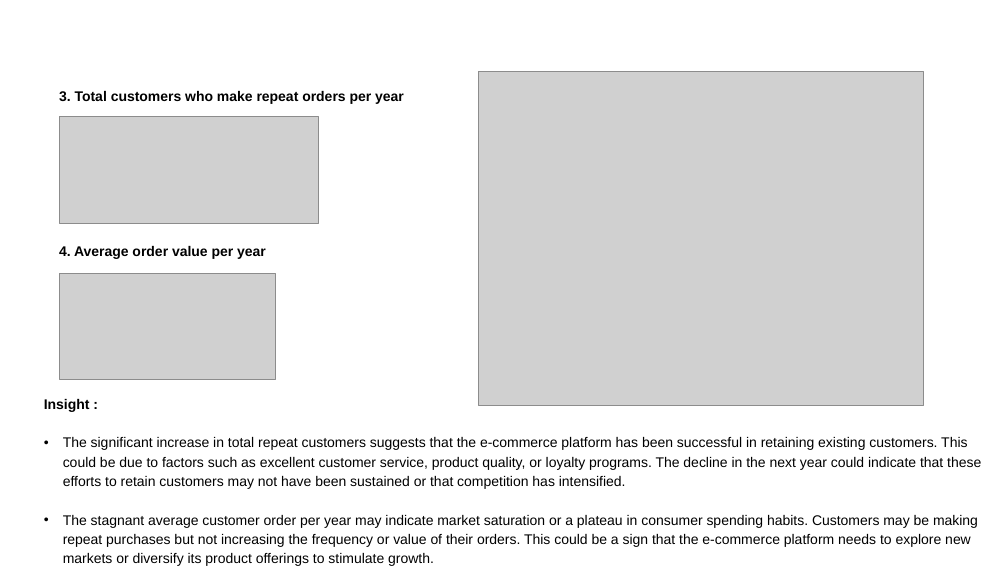
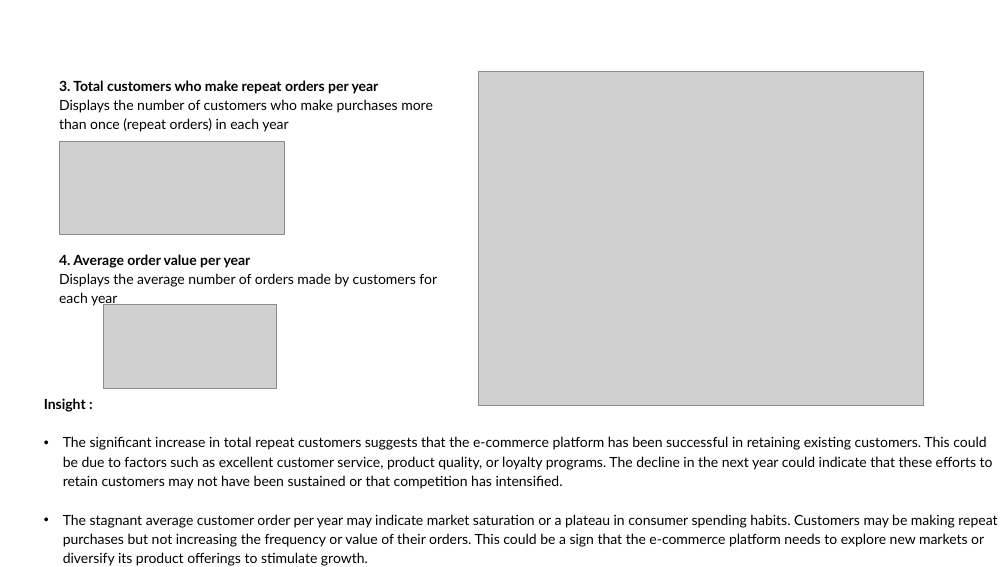
Before and after one commit to mcikalmerdeka/Analyzing-eCommerce-Business-Performance-with-SQL, a slide deck: slide 3 of Task 2/Muhammad Cikal Merdeka_Task_2_Analyzing eCommerce Business Performance with SQL.pptx. Drawn at 1008x567 pixels with LibreOffice and Linux fonts; fonts in the diff are those of the drawing; grey boxes stand for pictures; background and template pictures are left out. Boxes give left, top, right and bottom in pixels: in the first picture for what was removed or moved away, otherwise in the second. Text is boxed around its words. In the diff, an @@ line names an element or a change of style, - is before the commit and + after.

Commit message:
Improvement in presentation layout with additional information

```diff
--- a/Task 2/Muhammad Cikal Merdeka_Task_2_Analyzing eCommerce Business Performance with SQL.pptx
+++ b/Task 2/Muhammad Cikal Merdeka_Task_2_Analyzing eCommerce Business Performance with SQL.pptx
@@ text "3. Total customers who make ...": place and size @@
-text "3. Total customers who make ..." at [59, 91, 404, 259]
+text "3. Total customers who make ..." at [59, 80, 437, 307]
@@ text at [59, 80, 379, 268]: font Arial to Lato in "3. Total customers who make repeat orders ...", "4. Average order value per year" @@
@@ text at [59, 99, 433, 132]: paragraph added @@
+Displays the number of customers who make purchases more than once (repeat orders) in each year
@@ picture: place and size @@
-picture at [59, 117, 319, 224]
+picture at [59, 142, 284, 235]
@@ text at [59, 273, 437, 307]: paragraph added @@
+Displays the average number of orders made by customers for each year
@@ picture: place and size @@
-picture at [59, 274, 275, 379]
+picture at [103, 304, 276, 389]
@@ text "Insight :" at [44, 398, 997, 566]: font Arial to Lato @@
```
Also in this commit, not shown: 2 other slides changed, 7 other files.
